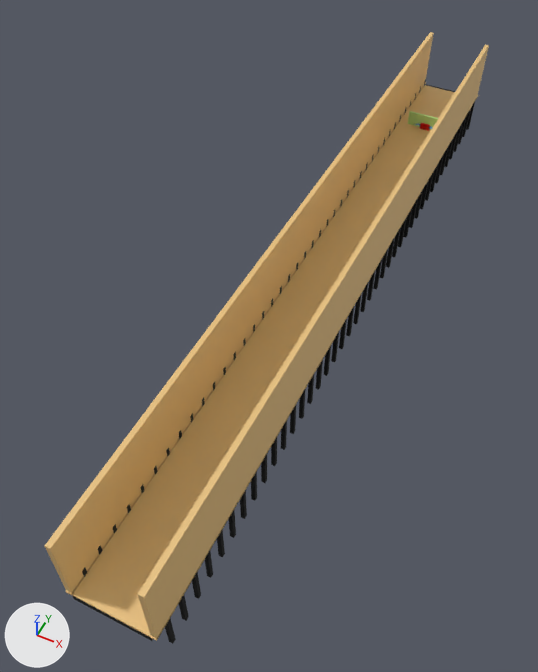
Two versions of the OBJ model SimpleOpenGLTexturedLoader/SimpleOpenGLTexturedLoader/models/blender_imports.obj, one commit apart.
Camera for both pictures: a 50 mm camera at (39.9, -171.3, 109.0) aimed at (-7.0, -77.5, -8.3). Every picture has the same lights, and +X, +Y and +Z are marked at lower left. Where no turn or scale is listed for an object, it has been applied to the vertices.

Objects in the first picture: '13-BookshelfGround', '14-BookshelfBorderLeft', '15-BookshelfBorderRight', '3-Ground', '4-LeftBorder', '5-RightBorder', '6-LeftInvisibleWall', '7-RightInvisibleWall'.
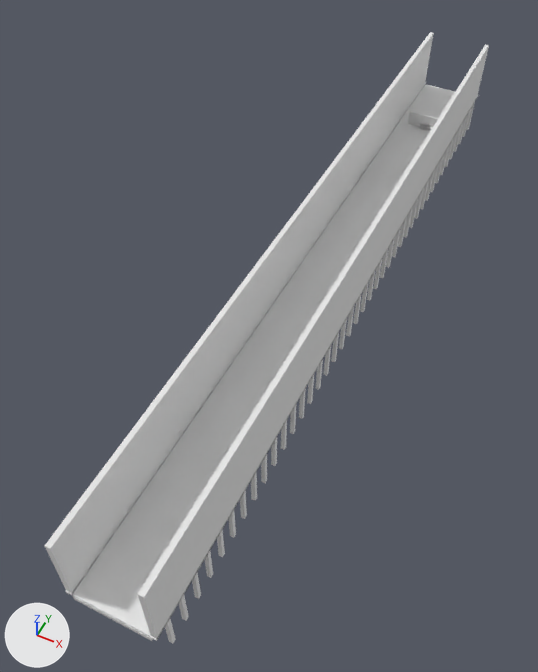
Location of each change, (x1, y1, x2, y2) in pixels of the pictures (538 x 672 px):
```json
{"object": "3-Ground", "change": "recoloured", "before": [72, 85, 455, 637], "after": [72, 85, 455, 637]}
{"object": "7-RightInvisibleWall", "change": "recoloured", "before": [45, 32, 434, 593], "after": [45, 32, 434, 593]}
{"object": "6-LeftInvisibleWall", "change": "recoloured", "before": [138, 45, 489, 639], "after": [138, 45, 489, 639]}
{"object": "15-BookshelfBorderRight", "change": "recoloured", "before": [165, 102, 475, 644], "after": [165, 102, 475, 644], "on screen": "black to white"}
{"object": "14-BookshelfBorderLeft", "change": "recoloured", "before": [82, 79, 426, 577], "after": [82, 79, 426, 577]}
{"object": "4-LeftBorder", "change": "recoloured", "before": [150, 96, 478, 641], "after": [150, 96, 478, 641]}
{"object": "13-BookshelfGround", "change": "recoloured", "before": [73, 85, 455, 641], "after": [73, 85, 455, 641], "on screen": "black to white"}
{"object": "5-RightBorder", "change": "recoloured", "before": [66, 82, 426, 595], "after": [66, 82, 426, 595]}
```

The change, as JSON lines over the scene's bpy script:
```json
{"op": "set", "path": "mat_material_008.base_color", "old": "(0.0, 0.0, 0.0)", "new": "(0.8, 0.8, 0.8)", "note": "black #000000 -> white #e7e7e7"}
{"op": "set", "path": "mat_material.base_color", "old": "(0.8, 0.529, 0.208)", "new": "(0.8, 0.8, 0.8)", "note": "beige #e7c07e -> white #e7e7e7"}
```
